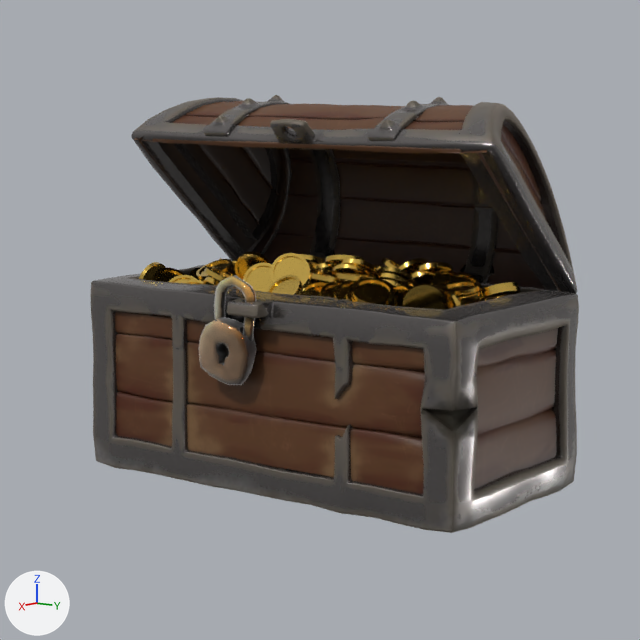
A saved change to the Blender file blend/chest.blend.
The view is the same before and after, from the file's camera 'Camera'. The axes (+X, +Y, +Z) are drawn at lower left. The lights are the same throughout. The picture after the commit comes second.

Before the edit, the objects in view are built like this:
```python
ob_chest_base = bpy.data.objects.new('Chest_Base', me_chest_base)
ob_chest_base.location = (0.0, 0.0, 0.0)
ob_chest_lid = bpy.data.objects.new('Chest_Lid', me_chest_lid)
ob_chest_lid.location = (-0.225, 0.0, 0.395)
ob_chest_lid.rotation_euler = (0.0, -0.733, 0.0)  # degrees (0, -42, 0)
ob_coin_014 = bpy.data.objects.new('coin.014', me_coin)
ob_coin_014.parent = ob_chest_base
ob_coin_014.location = (-0.0736, 0.0328, 0.402)
ob_coin_014.rotation_euler = (0.254, -0.37, -0.715)  # degrees (15, -21, -41)
ob_wooden_treasure_chest_003 = bpy.data.objects.new('Wooden Treasure Chest.003', me_plane_003)
ob_wooden_treasure_chest_003.parent = ob_chest_base
ob_wooden_treasure_chest_003.location = (0.26, -0.0524, 0.301)
# also in view: 'Wooden Treasure Chest.004' at (0.254, -0.036, 0.367)
```
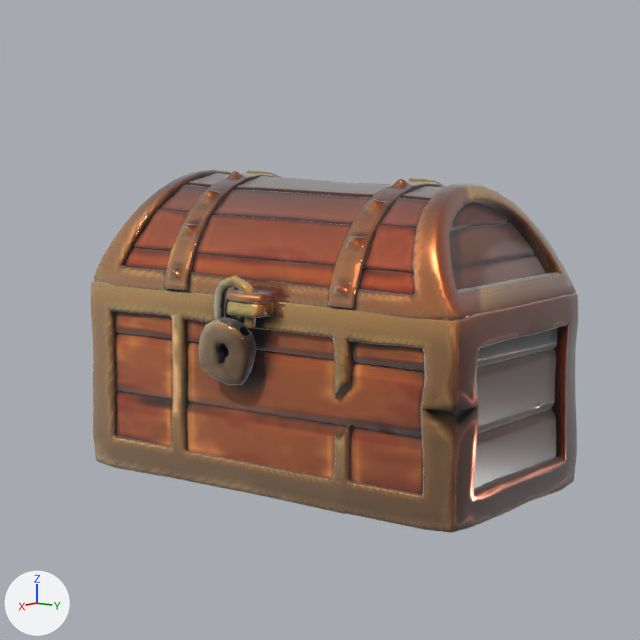
Where the change shows, as pixel boxes (x1, y1, x2, y2) in the pictures (640 x 640 px; the box of a moved part takes in the faces that stretch with it):
'Chest_Base', surface changed, reshaped (lighter): before (91, 265, 579, 533); after (91, 281, 578, 533)
'Chest_Lid', surface changed, reshaped, turned: before (131, 95, 577, 293); after (94, 169, 576, 320)
'coin.014', hidden: before (139, 252, 521, 310)
part 1 of me_chest_base, deleted: before (91, 265, 579, 530)
part 2 of me_chest_base, recoloured: (91, 281, 578, 532) in both
part 3 of me_chest_lid, deleted (mostly hidden): before (308, 250, 494, 276)
part 4 of me_chest_lid, reshaped: before (138, 95, 561, 291); after (452, 224, 475, 231)
part 5 of me_chest_lid, recoloured: before (131, 95, 577, 293); after (94, 169, 576, 320)
part 6 of me_coin, moved or reshaped (not visible afterwards): before (334, 281, 357, 300)
part 7 of me_coin, moved or reshaped (not visible afterwards): before (352, 278, 394, 305)
part 8 of me_coin, moved or reshaped (not visible afterwards): before (457, 291, 481, 303)
part 9 of me_coin, moved or reshaped (not visible afterwards): before (320, 281, 343, 297)
part 10 of me_coin, moved or reshaped (not visible afterwards): before (443, 281, 480, 296)
part 11 of me_coin, deleted (mostly hidden): before (219, 258, 519, 306)

What changed in the scene script:
```text
Add img_coin_normal_png:
    img_coin_normal_png = load_image('coin_Normal.png', 'coin_texture/coin_Normal.png', 256, 256, 'Non-Color')
Change mat_coin:
    add n2 = _N.new('ShaderNodeNormalMap'); n2.name = 'Normal Map'
    add n3 = _N.new('ShaderNodeTexImage'); n3.name = 'Image Texture'
    add n3.image = img_coin_normal_png
    where n0 = _N.new('ShaderNodeBsdfPrincipled'); n0.name = 'Principled BSDF'
    add _L.new(n2.outputs[0], n0.inputs[5])  # 'Normal' to 'Normal'
    add _L.new(n3.outputs[0], n2.inputs[1])  # 'Color' to 'Color'
Change me_chest_base:
    used by ob_chest_base; location = (0.0, 0.0, 0.0)
    remove me_chest_base.from_pydata(...)  # 4511 vertices, 4437 faces; spans x -0.25..0.279, y -0.463..0.464, z -0.001..0.417
    add me_chest_base.from_pydata(...)  # 1617 vertices, 1551 faces; spans x -0.243..0.279, y -0.463..0.464, z -0.001..0.409
    me_chest_base part 1: 2522 vertices removed from x -0.242..0.24, y -0.462..0.462, z 0.0..0.409
    me_chest_base part 2: 1078 faces spanning x -0.243..0.279, y -0.463..0.464, z -0.001..0.409 switch from mat_chest to mat_chest_bake
    other edits to the shape of me_chest_base do not show in these pictures
Change me_chest_lid:
    used by ob_chest_lid; location = (-0.225, 0.0, 0.395); rotation_euler = (0.0, -0.733, 0.0), in degrees (0, -42, 0)
    remove me_chest_lid.from_pydata(...)  # 3605 vertices, 3610 faces; spans x -0.025..0.504, y -0.453..0.452, z -0.008..0.236
    add me_chest_lid.from_pydata(...)  # 2523 vertices, 2489 faces; spans x -0.009..0.504, y -0.453..0.452, z -0.008..0.236
    me_chest_lid part 3: 6 loose pieces with 264 vertices, spanning x -0.025..0.014, y -0.245..0.245, z 0.006..0.081, are deleted
    me_chest_lid part 4: 1 vertex moved within x 0.265, y 0.344, z 0.147; 818 vertices removed from x -0.003..0.472, y -0.418..0.418, z -0.008..0.236
    me_chest_lid part 5: 1826 faces spanning x -0.009..0.504, y -0.453..0.452, z -0.008..0.236 switch from mat_chest to mat_chest_bake
Change me_coin:
    used by ob_coin_014; parent = ob_chest_base; location = (-0.0736, 0.0328, 0.402); rotation_euler = (0.254, -0.37, -0.715), in degrees (15, -21, -41)
    remove me_coin.from_pydata(...)  # 14208 vertices, 11988 faces; spans x -0.241..0.416, y -0.377..0.382, z -0.169..0.068
    add me_coin.from_pydata(...)  # 8832 vertices, 7452 faces; spans x -0.241..0.416, y -0.259..0.382, z -0.169..0.064
    me_coin part 6: the loose piece of 192 vertices spanning x 0.032..0.111, y 0.201..0.265, z -0.111..-0.044 is moved by (-0.008, -0.007, 0.005)
    me_coin part 7: the loose piece of 192 vertices spanning x 0.01..0.088, y 0.231..0.296, z -0.1..-0.033 is moved by (-0.008, -0.007, 0.005)
    me_coin part 8: the loose piece of 192 vertices spanning x -0.161..-0.087, y 0.214..0.293, z -0.038..0.015 is moved by (-0.003, -0.002, -0.006)
    me_coin part 9: the loose piece of 192 vertices spanning x 0.051..0.129, y 0.168..0.233, z -0.116..-0.048 is moved by (-0.002, -0.002, 0.001)
    me_coin part 10: the loose piece of 192 vertices spanning x -0.161..-0.087, y 0.2..0.28, z -0.022..0.031 is moved by (-0.003, -0.002, -0.006)
    me_coin part 11: 28 loose pieces with 5376 vertices, spanning x -0.241..0.306, y -0.377..0.287, z -0.143..0.068, are deleted
    other edits to the shape of me_coin do not show in these pictures
Change ob_chest_lid:
    ob_chest_lid.rotation_euler: (0.0, -0.733, 0.0) -> (0.0, 0.0, 0.0)  # degrees (0, -42, 0) -> degrees (0, 0, 0)
Change ob_coin_014:
    add ob_coin_014.hide_set(True)
```
